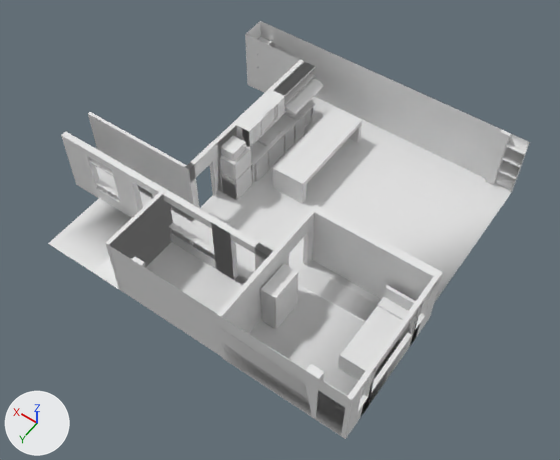
What one commit did to the Blender file room.blend.
Before and after are seen from a 50 mm lens placed at (-33.2, 59.3, 117.0), pointed at (19.1, -13.9, 1.9). Every picture has the same lights, and +X, +Y and +Z are marked at lower left.
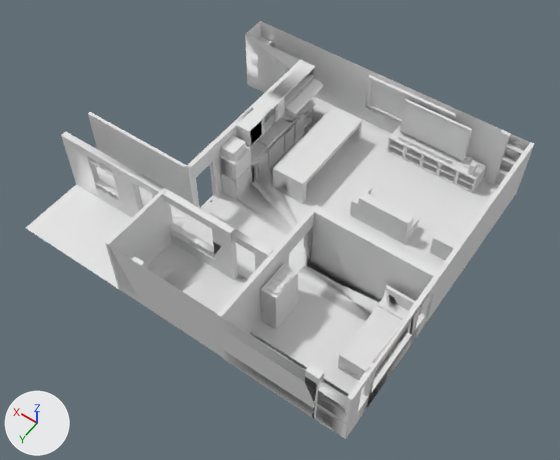
Where the change shows, as pixel boxes (x1, y1, x2, y2) in the pictures (560 x 460 px):
'Plane', reshaped
    before: (48, 21, 530, 439)
    after: (26, 21, 534, 439)
part 1 of me_plane, built on
    before: (48, 34, 530, 370)

The change, as a list of edits to the scene's bpy script:
```text
Change me_plane:
    used by ob_plane; location = (0.0, 0.0, 0.0); scale = (12.0, 12.9, 1.0)
    remove me_plane.from_pydata(...)  # 1624 vertices, 1272 faces, 22 loose edges; spans x -1.07..5.01, y -3.86..1.0, z -0.22..14.0
    add me_plane.from_pydata(...)  # 3494 vertices, 3116 faces, 24 loose edges; spans x -1.07..5.01, y -3.86..1.0, z -0.19..14.0
    me_plane part 1: 16 vertices moved within x 1.69..5.0, y -3.43..-0.61, z 0.0..5.81; 76 vertices removed from x -1.0..5.01, y -3.86..0.99, z -0.22..13.82; 1946 vertices added at x -1.07..5.0, y -3.86..1.0, z -0.1..14.0
```
